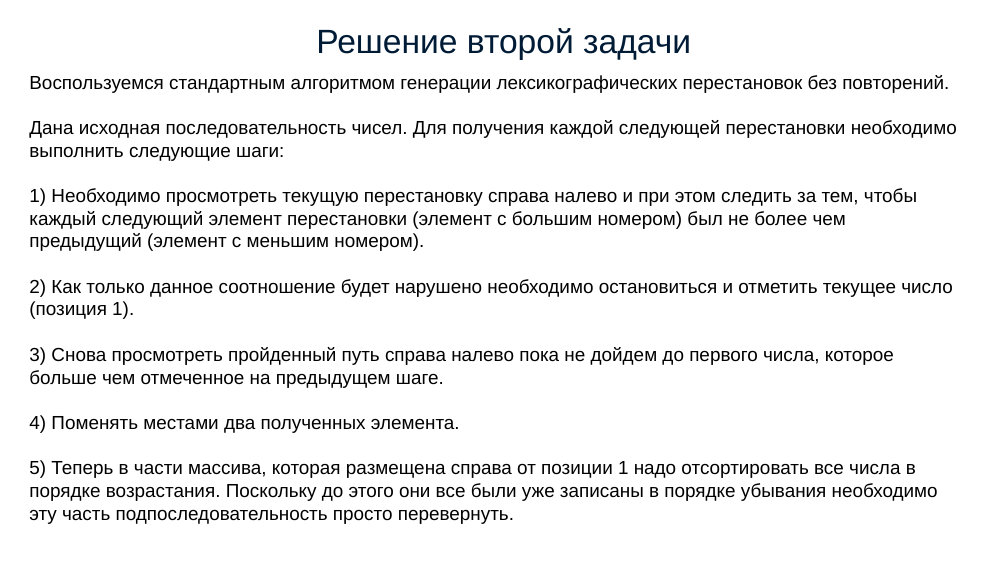
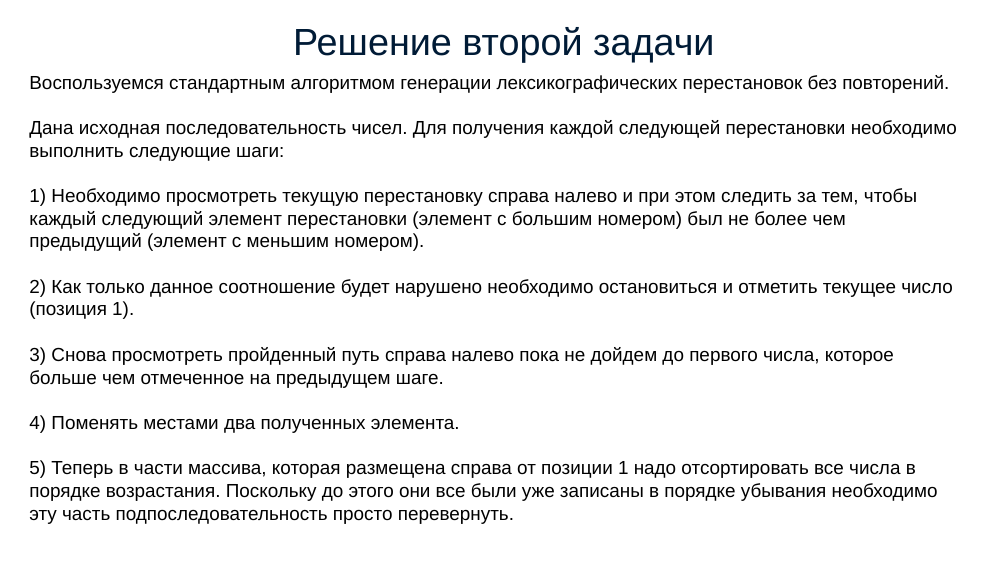
Before and after one commit to simonvar/Meanders, a slide deck: slide 7 of documents/presentation.pptx. Drawn at 1008x567 pixels with LibreOffice and Linux fonts; fonts in the diff are those of the drawing. Boxes give left, top, right and bottom in pixels: in the first picture for what was removed or moved away, otherwise in the second. Text is boxed around its words. In the diff, an @@ line names an element or a change of style, - is before the commit and + after.

```diff
--- a/documents/presentation.pptx
+++ b/documents/presentation.pptx
@@ title "Решение второй задачи" at bbox=[293, 27, 714, 62]: size 32 to 36 pt @@
```
Also in this commit, not shown: 6 other slides changed, 6 other files.
